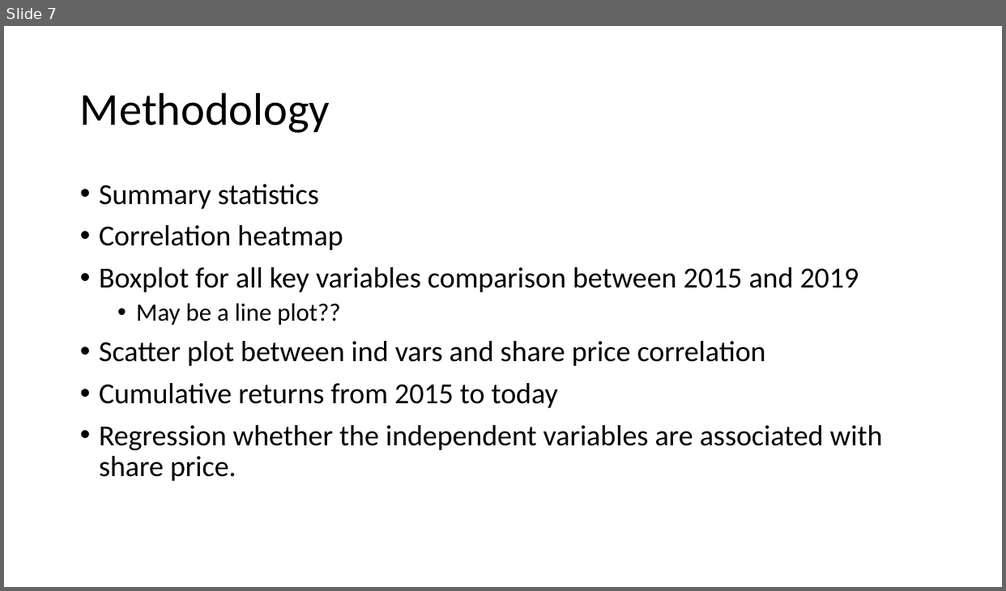
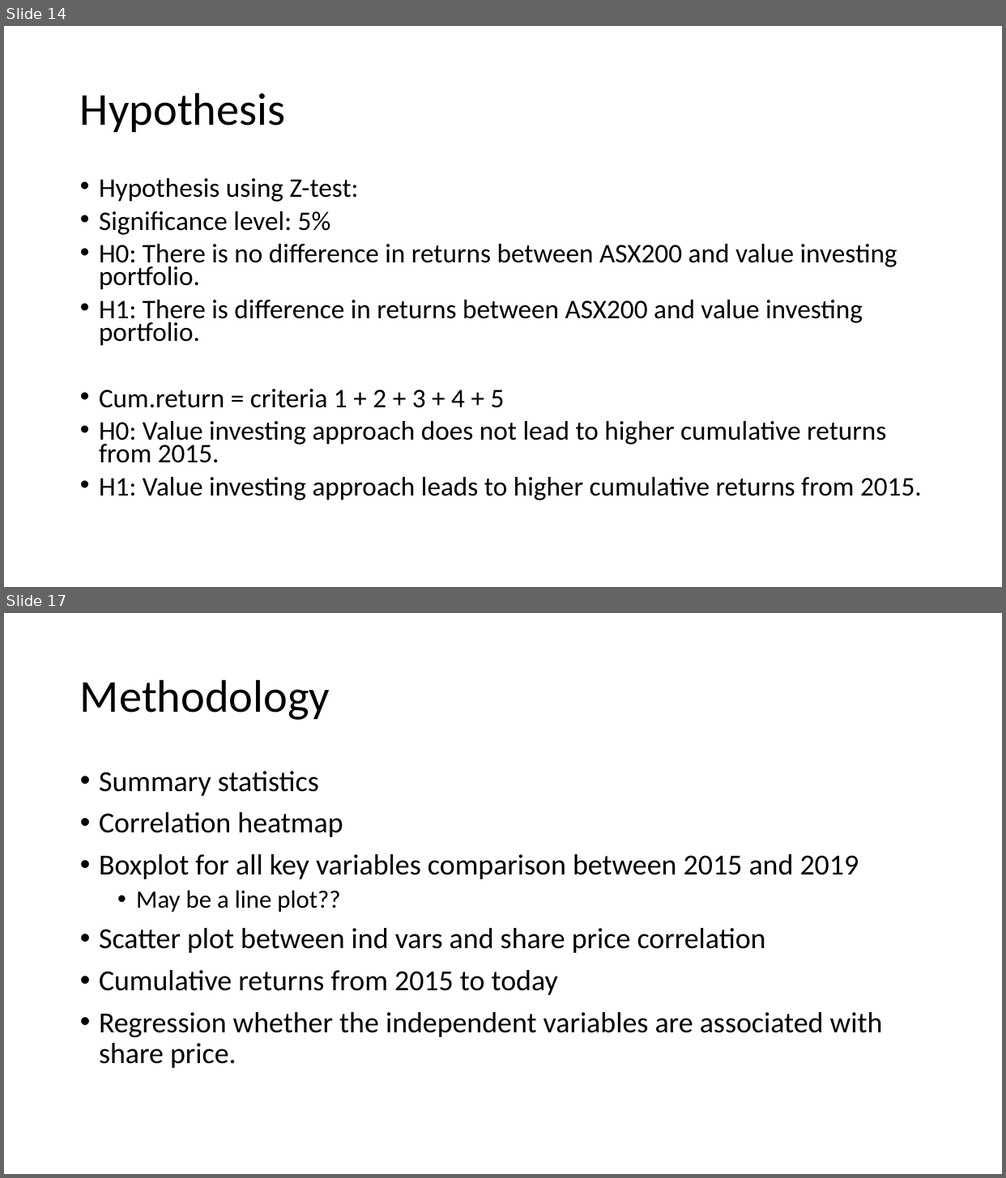
Before and after one commit to gentley99/IOD_2020_JIN, a slide deck: Assignment/Financial/Presentation1.pptx. Shown one above the other, each under a label of ours: slide 7 before the commit, slides 14 and 17 after it; the slides between them are not shown. The pictures are 1006x591 and 1006x1178 pixels, drawn with LibreOffice and Linux fonts; fonts in the diff are those of the drawing. Boxes give left, top, right and bottom in pixels: in the first picture for what was removed or moved away, otherwise in the second. Text is boxed around its words. In the diff, an @@ line names an element or a change of style, - is before the commit and + after.

```diff
--- a/Assignment/Financial/Presentation1.pptx
+++ b/Assignment/Financial/Presentation1.pptx
@@ slide 14 added at [4, 26, 1002, 587], background #FFFFFF @@
@@ title added at [80, 92, 286, 132], 44 pt, text #000000 @@
+Hypothesis
@@ text added at [99, 178, 922, 501], 25.9 pt, text #000000 @@
+• Hypothesis using Z-test:
+• Significance level: 5%
+• H0: There is no difference in returns between ASX200 and value investing portfolio.
+• H1: There is difference in returns between ASX200 and value investing portfolio.
+• Cum.return = criteria 1 + 2 + 3 + 4 + 5
+• H0: Value investing approach does not lead to higher cumulative returns from 2015.
+• H1: Value investing approach leads to higher cumulative returns from 2015.
@@ what was slide 7 is now slide 17 @@
```
Also in this commit, not shown: 8 slides changed, 14 other slides added, 5 slides removed, 17 other files.
